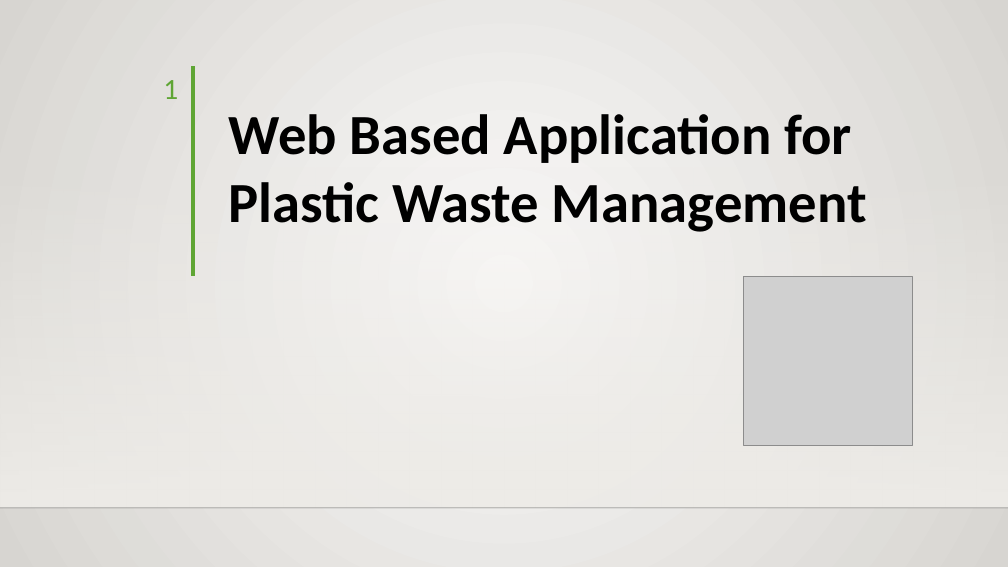
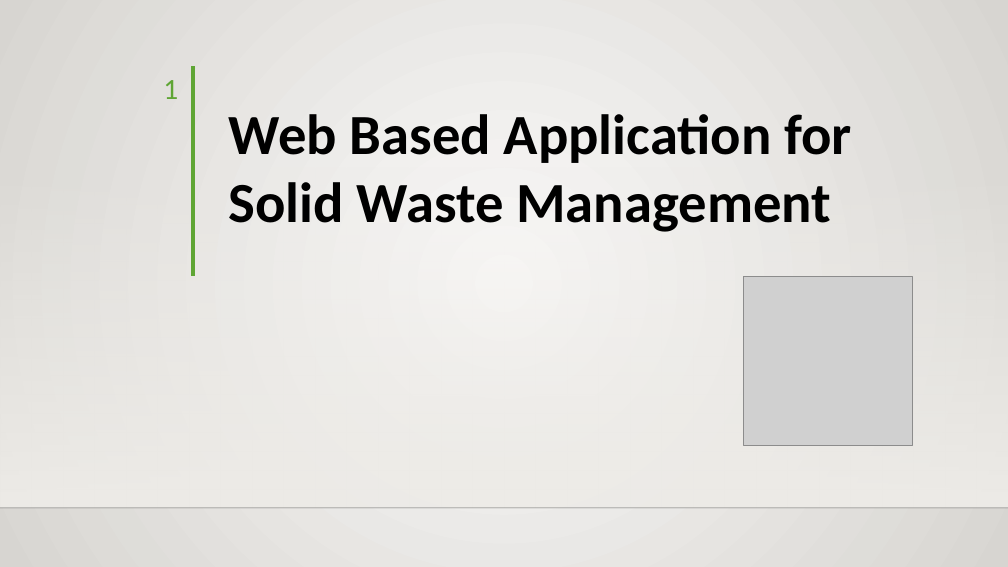
Before and after one commit to hisni/CO227-Project, a slide deck: slide 1 of Presantation/Presentation - Final.pptx. Drawn at 1008x567 pixels with LibreOffice and Linux fonts; fonts in the diff are those of the drawing; grey boxes stand for pictures; background and template pictures are left out. Boxes give left, top, right and bottom in pixels: in the first picture for what was removed or moved away, otherwise in the second. Text is boxed around its words. In the diff, an @@ line names an element or a change of style, - is before the commit and + after.

Commit message:
Final Presentation

```diff
--- a/Presantation/Presentation - Final.pptx
+++ b/Presantation/Presentation - Final.pptx
@@ text at [229, 114, 852, 232]: text changed @@
-Web Based Application for Plastic Waste Management
+Web Based Application for Solid Waste Management
```
Also in this commit, not shown: 1 other slide changed.
